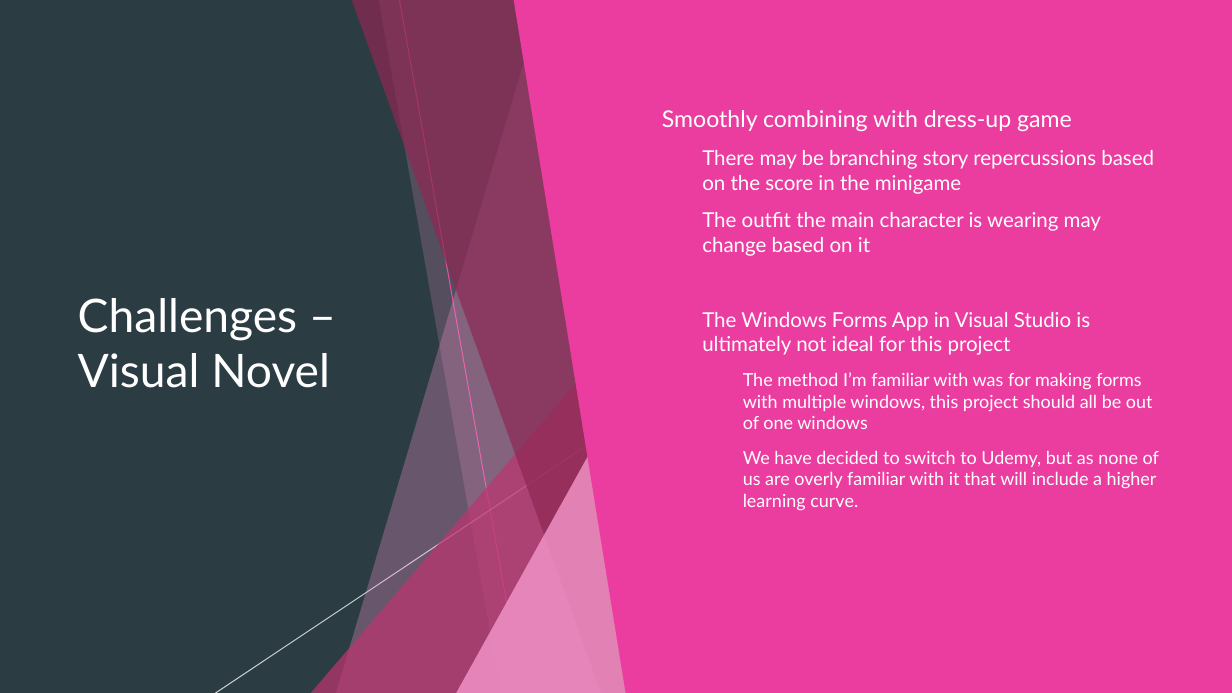
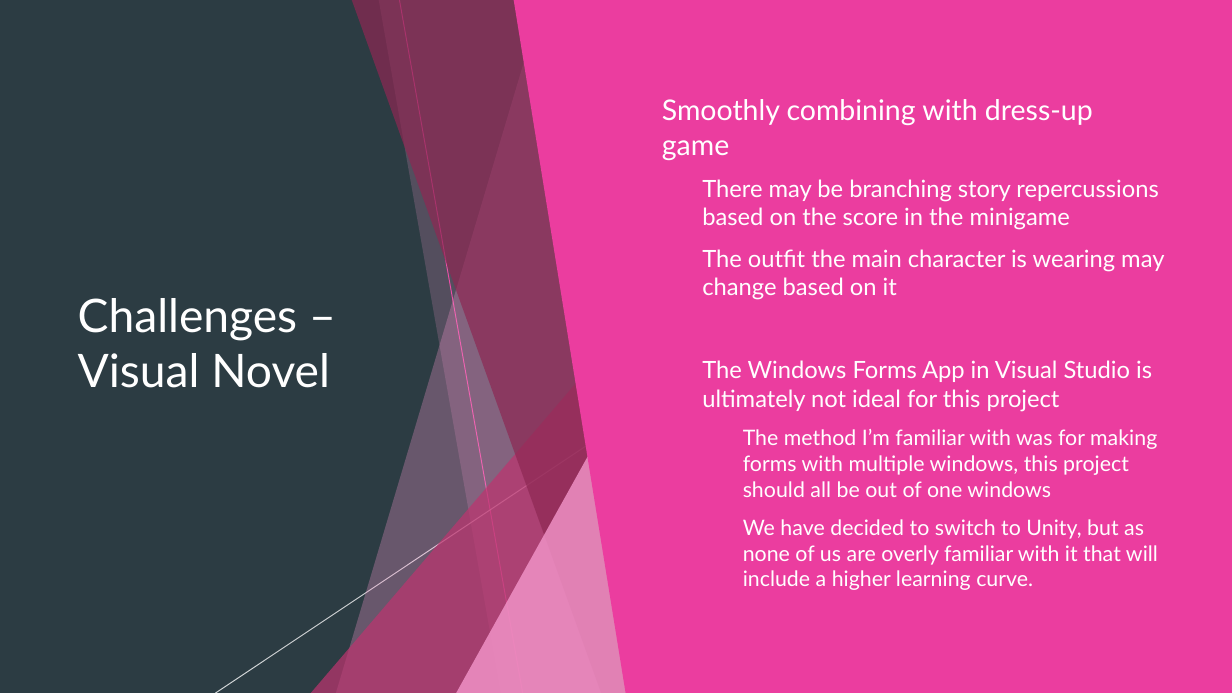
Before and after one commit to alexandraburress/488GroupProject, a slide deck: slide 11 of SchoolReport/Mobile Wizard Dress-Up Game.pptx. Drawn at 1232x693 pixels with LibreOffice and Linux fonts; fonts in the diff are those of the drawing. Boxes give left, top, right and bottom in pixels: in the first picture for what was removed or moved away, otherwise in the second. Text is boxed around its words. In the diff, an @@ line names an element or a change of style, - is before the commit and + after.

```diff
--- a/SchoolReport/Mobile Wizard Dress-Up Game.pptx
+++ b/SchoolReport/Mobile Wizard Dress-Up Game.pptx
@@ text at [662,99,1164,497]: size 18 to 22.2 pt in "Smoothly combining with dress-up game"; size 16 to 18.5 pt in "There may be branching story repercussions based ...", "The outfit the main character is wearing ...", "The Windows Forms App in Visual Studio ..."; size 14 to 16.6 pt in "The method I’m familiar with was for ..." @@
@@ text at [743,519,1158,590]: text changed; size 14 to 16.6 pt @@
-    ▶ We have decided to switch to Udemy, but as none of us are overly familiar with it that will include a higher learning curve.
+    ▶ We have decided to switch to Unity, but as none of us are overly familiar with it that will include a higher learning curve.
```
Also in this commit, not shown: 12 other slides changed, 1 other file.
